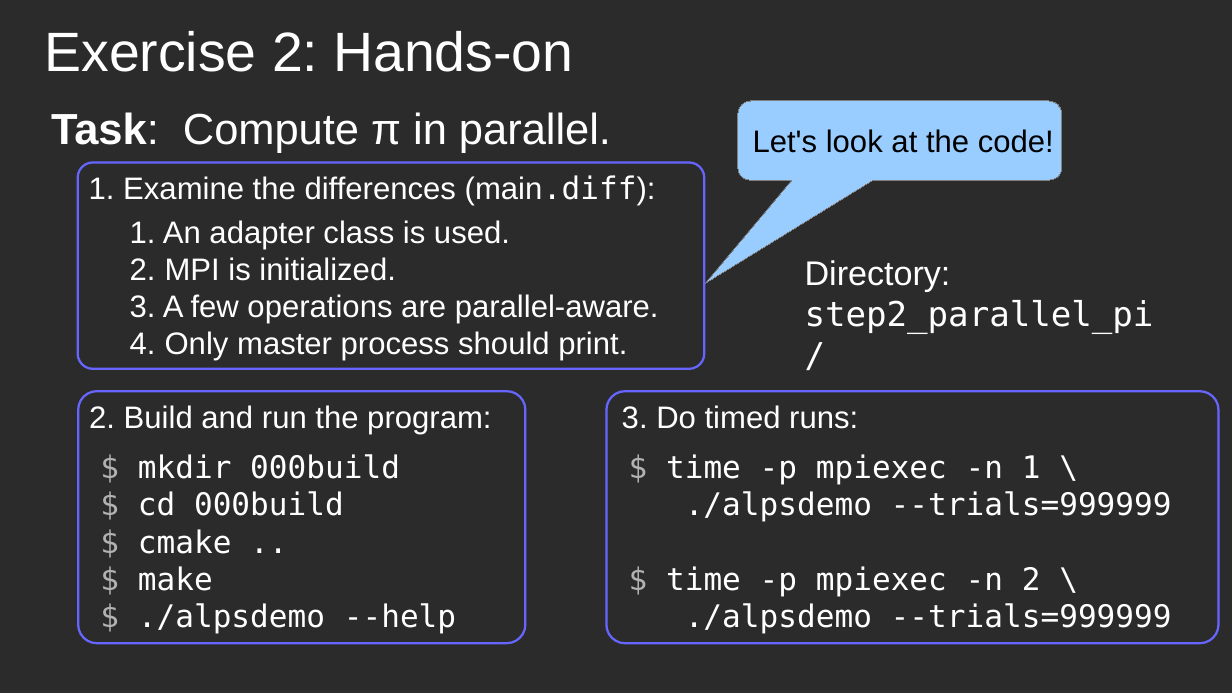
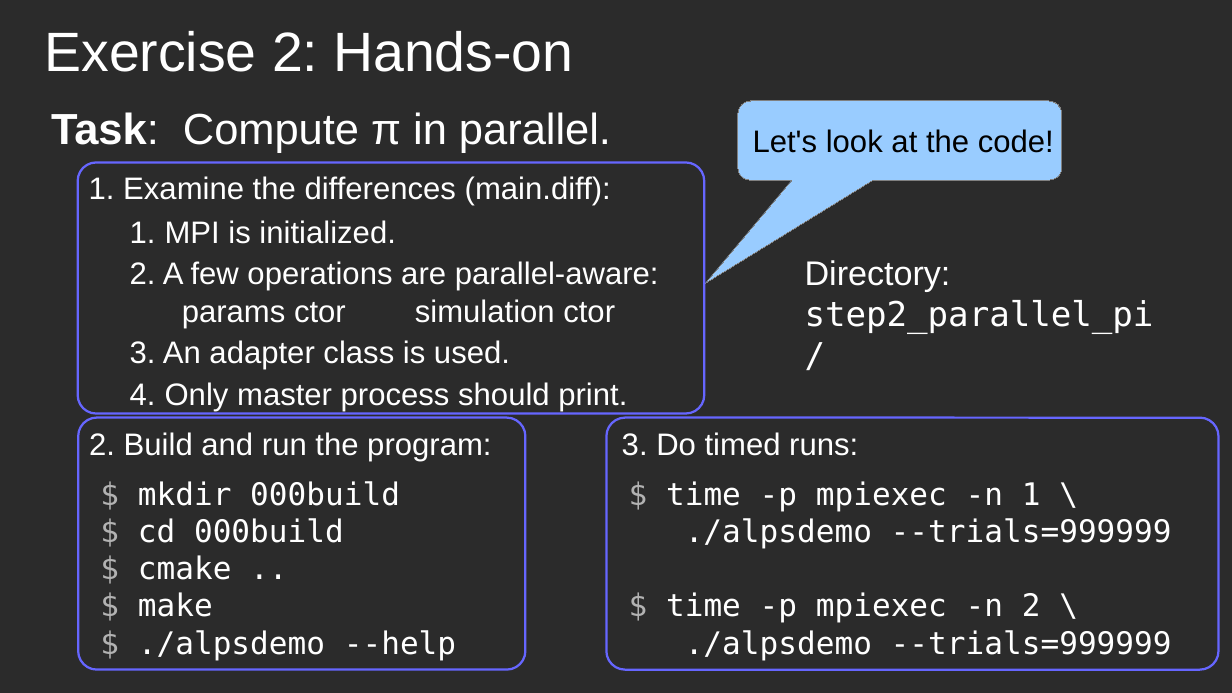
Before and after one commit to ALPSCore/Tutorial2, a slide deck: slide 14 of talk/overview.odp. Drawn at 1232x693 pixels with LibreOffice and Linux fonts; fonts in the diff are those of the drawing; background and template pictures are left out; a plain dark background stands for a picture behind light text. Boxes give left, top, right and bottom in pixels: in the first picture for what was removed or moved away, otherwise in the second. Text is boxed around its words. In the diff, an @@ line names an element or a change of style, - is before the commit and + after.

```diff
--- a/talk/overview.odp
+++ b/talk/overview.odp
@@ text "1. Examine the differences (main.diff):" at (89, 176, 611, 205): font DejaVu Sans Mono to Arial in "(main.diff):" @@
@@ rounded rectangle: place and size @@
-rounded rectangle at (77, 162, 704, 369)
+rounded rectangle at (77, 162, 704, 414)
@@ text at (163, 220, 659, 328): paragraphs added @@
+1. MPI is initialized.
+2. A few operations are parallel-aware:
+   params ctor simulation ctor
@@ text at (163, 257, 659, 324): paragraphs removed @@
-2. MPI is initialized.
-3. A few operations are parallel-aware.
@@ text at (163, 340, 627, 412): more space between paragraphs @@
@@ 4 texts, 2 rounded rectangles: place and size @@
-4 texts, 2 rounded rectangles at (78, 391, 1219, 643)
+4 texts, 2 rounded rectangles at (78, 418, 1219, 670)
```
Also in this commit, not shown: 10 other slides changed, 1 slide added, 1 other file.
